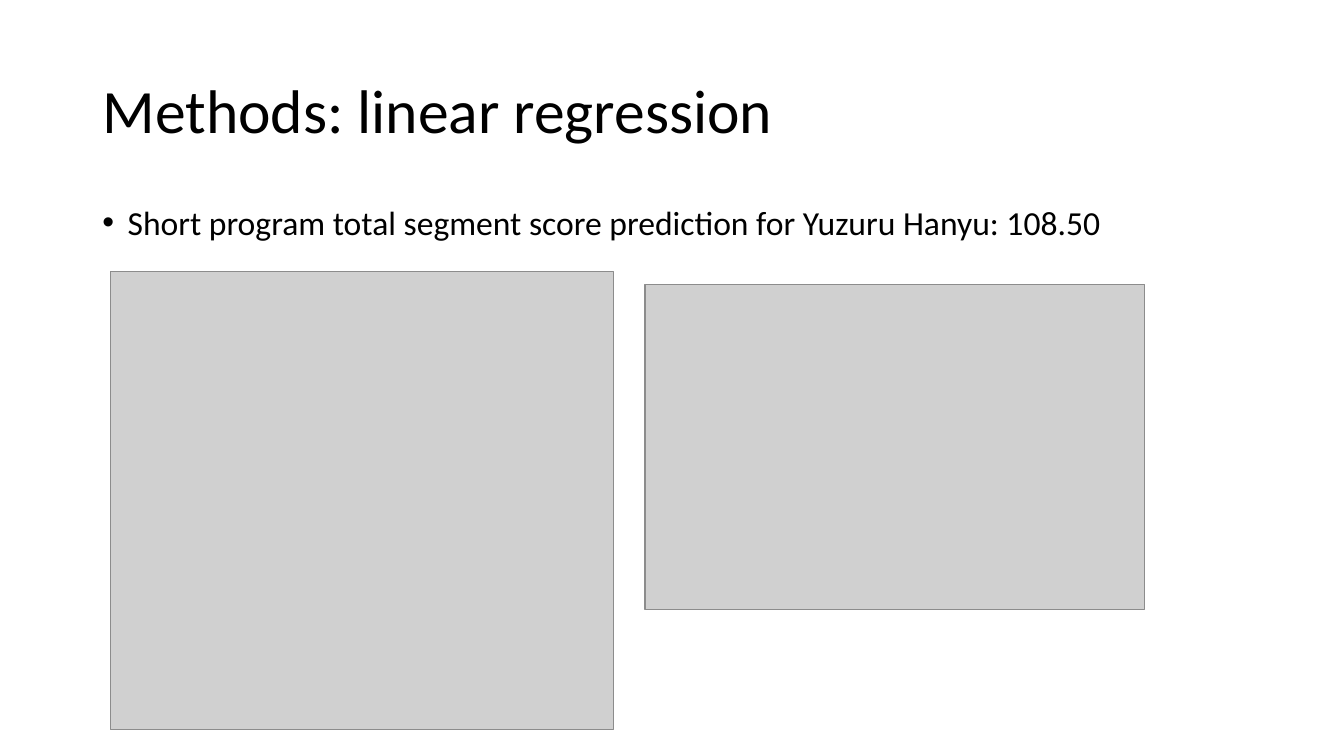
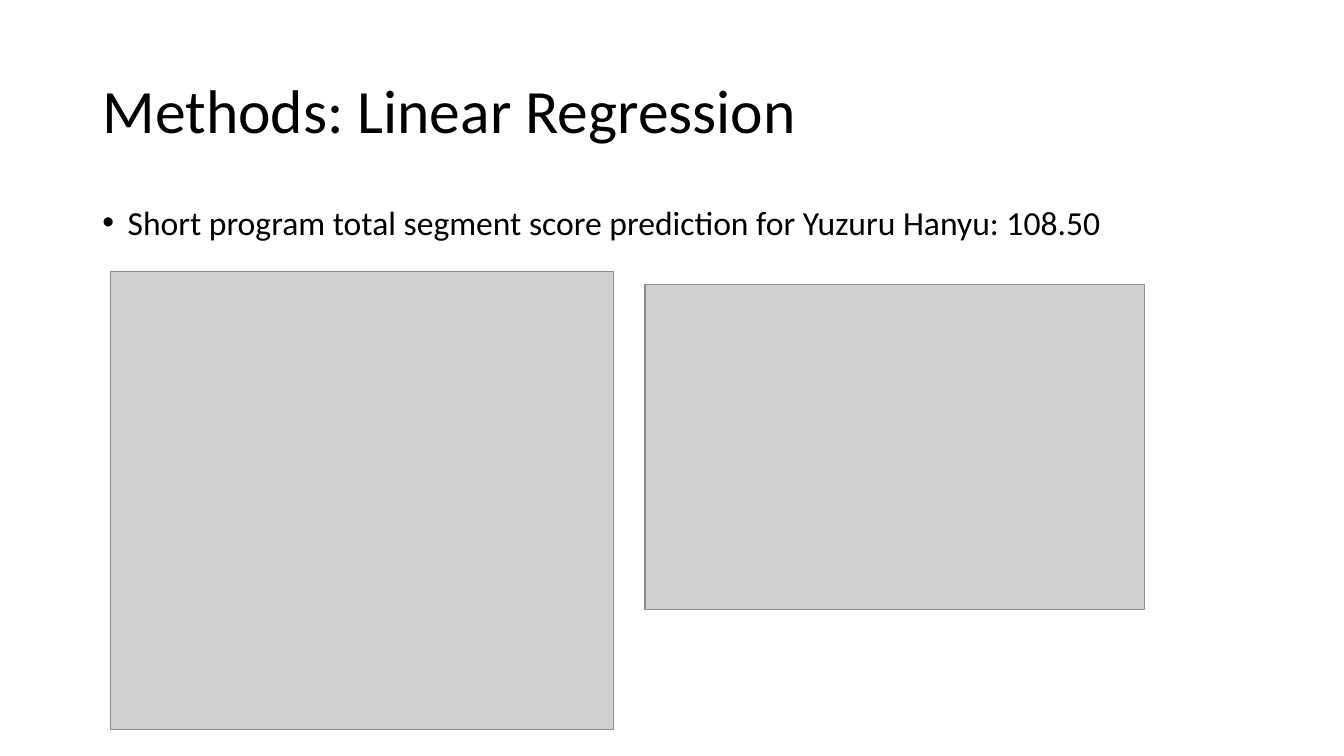
Before and after one commit to ninaanatchkova/figure_skating, a slide deck: slide 12 of presentation/Figure Skating at the 2018 Olympics.pptx (slide 11 before the commit). Drawn at 1344x756 pixels with LibreOffice and Linux fonts; fonts in the diff are those of the drawing; grey boxes stand for pictures. Boxes give left, top, right and bottom in pixels: in the first picture for what was removed or moved away, otherwise in the second. Text is boxed around its words. In the diff, an @@ line names an element or a change of style, - is before the commit and + after.

```diff
--- a/presentation/Figure Skating at the 2018 Olympics.pptx
+++ b/presentation/Figure Skating at the 2018 Olympics.pptx
@@ title at (x1=102, y1=90, x2=795, y2=144): text changed @@
-Methods: linear regression
+Methods: Linear Regression
```
Also in this commit, not shown: 1 other slide changed, 1 slide added, 4 other files.
